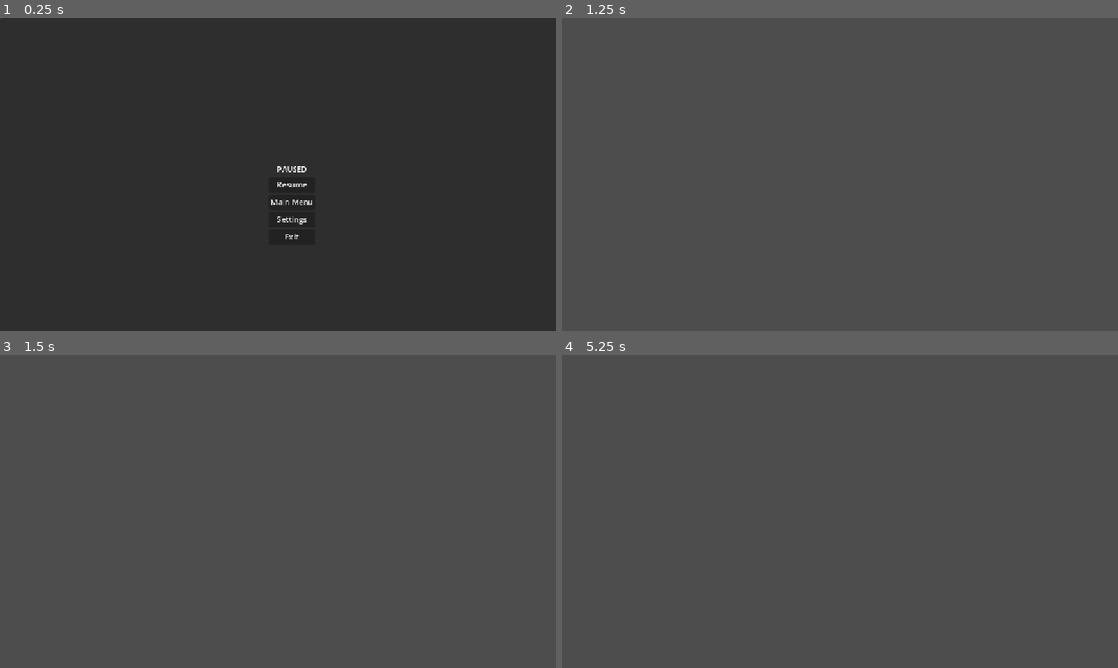
Above: before the commit, frames 1-4 (two rows, left to right).
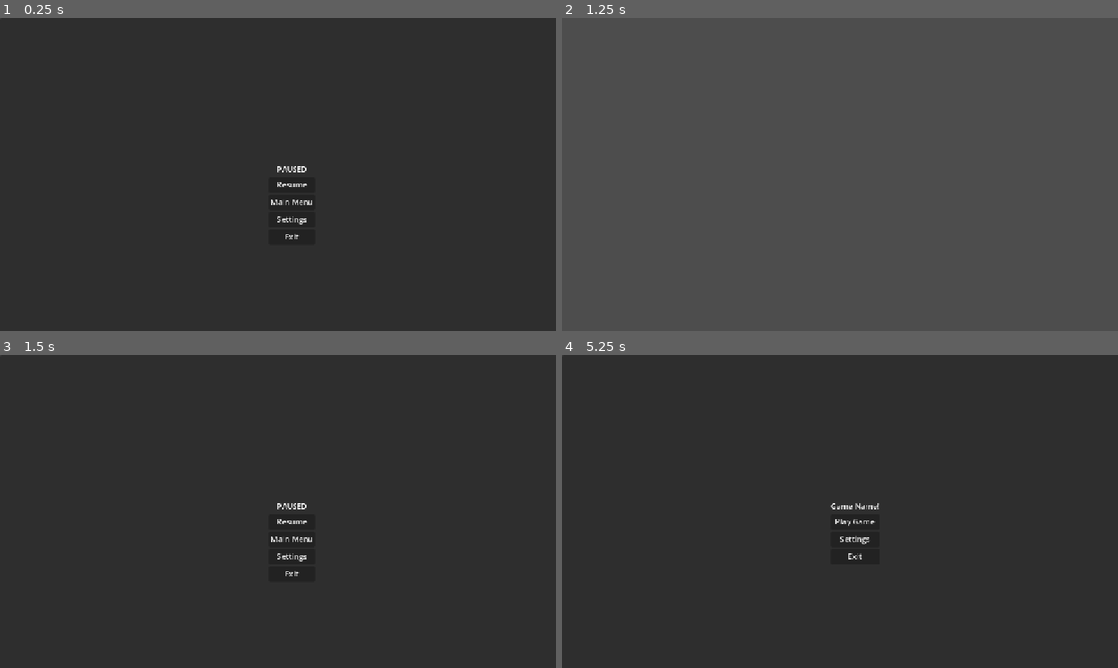
Above: after the commit, the same moments.

Repository: PawnxPawn/DeathMatch
Game: Godot game, scene res://Menus/PauseMenu.tscn
Same seed, same stepped clock (60 frames per second), same inputs: the game is played once before the commit and once after it. The project has no main scene, so this scene is started directly.
Inputs (mouse positions are in pixels of both pictures, inside the frame that each line leads up to):
- Up to frame 1 (0.25 s): no input
- Up to frame 2 (1.25 s): click "Resume" at 0.5 s
- Up to frame 3 (1.5 s): tap Enter at 1.25 s
- Up to frame 4 (5.25 s): click (851, 520) at 2 s, where only the run after the commit has a clickable "Resume"; tap Space at 2.75 s; click (851, 520) at 3.5 s, where only the run after the commit has a clickable "Resume"; tap Enter at 4.25 s; click (851, 539) at 5 s, where only the run after the commit has a clickable "Main Menu"

Frames 1-2 are identical in both runs. In frame 3, 100% of the frame differs, in the area x 0-100%, y 0-100%; in frame 4, 100%.

Commit message:
Continuing PauseMenu
PauseMenu now listens for Pause key and correctly responds. Staging this change as the next stage previously broke things.

Diff:
--- a/deathmatch/Menus/PauseMenu.tscn
+++ b/deathmatch/Menus/PauseMenu.tscn
@@ -18,6 +18,7 @@
 pause_menu_control = NodePath("PauseMenuControl")
 
 [node name="PauseMenuControl" type="Control" parent="."]
+process_mode = 3
 layout_mode = 1
 anchors_preset = 15
 anchor_right = 1.0
@@ -26,6 +27,7 @@
 grow_vertical = 2
 
 [node name="PanelContainer" type="PanelContainer" parent="PauseMenuControl"]
+process_mode = 3
 layout_mode = 1
 anchors_preset = 15
 anchor_right = 1.0
@@ -36,37 +38,45 @@
 grow_vertical = 2
 
 [node name="CenterContainer" type="CenterContainer" parent="PauseMenuControl/PanelContainer"]
+process_mode = 3
 layout_mode = 2
 
 [node name="VBoxContainer" type="VBoxContainer" parent="PauseMenuControl/PanelContainer/CenterContainer"]
+process_mode = 3
 layout_mode = 2
 
 [node name="PauseLabel" type="Label" parent="PauseMenuControl/PanelContainer/CenterContainer/VBoxContainer"]
+process_mode = 3
 layout_mode = 2
 text = "PAUSED"
 horizontal_alignment = 1
 vertical_alignment = 1
 
 [node name="ResumeButton" type="Button" parent="PauseMenuControl/PanelContainer/CenterContainer/VBoxContainer"]
+process_mode = 3
 layout_mode = 2
 text = "Resume
 "
 
 [node name="MainMenuButton" type="Button" parent="PauseMenuControl/PanelContainer/CenterContainer/VBoxContainer"]
+process_mode = 3
 layout_mode = 2
 text = "Main Menu
 "
 
 [node name="SettingsButton" type="Button" parent="PauseMenuControl/PanelContainer/CenterContainer/VBoxContainer"]
+process_mode = 3
 layout_mode = 2
 text = "Settings
 "
 
 [node name="ExitButton" type="Button" parent="PauseMenuControl/PanelContainer/CenterContainer/VBoxContainer"]
+process_mode = 3
 layout_mode = 2
 text = "Exit"
 
 [node name="SettingsMenu" parent="." instance=ExtResource("2_o0cs5")]
+process_mode = 3
 visible = false
 layout_mode = 1
 
--- a/deathmatch/Menus/pause_menu.gd
+++ b/deathmatch/Menus/pause_menu.gd
@@ -5,8 +5,13 @@
 @export var pause_menu_control: Control
 
 
+func _input(_event: InputEvent) -> void:
+	get_tree().paused = true
+	pause_menu_control.visible = true
+
 func _on_resume_button_pressed() -> void:
 	pause_menu_control.visible = false
+	get_tree().paused = false
 
 func _on_main_menu_button_pressed() -> void:
 	get_tree().change_scene_to_packed(main_menu)
